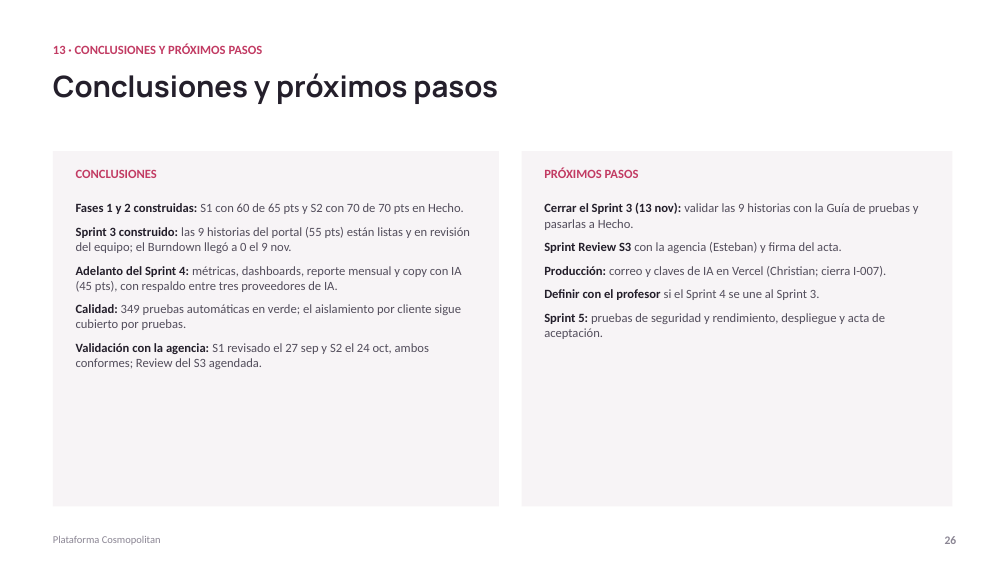
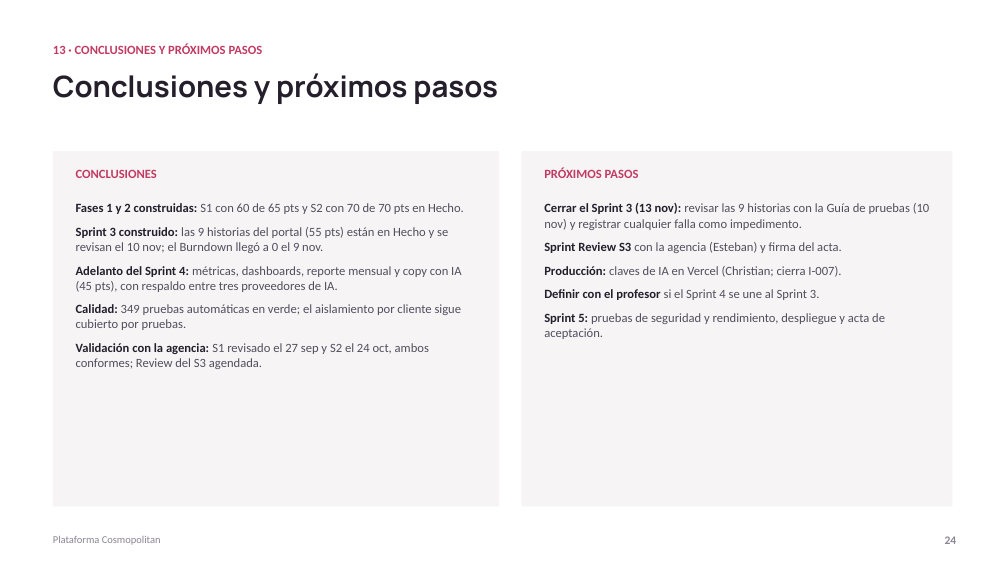
Before and after one commit to ChristianCuadra/capstone, a slide deck: slide 24 of Fase 2/Evidencias Proyecto/Presentación Proyecto.pptx (slide 26 before the commit). Drawn at 1008x567 pixels with LibreOffice and Linux fonts; fonts in the diff are those of the drawing. Boxes give left, top, right and bottom in pixels: in the first picture for what was removed or moved away, otherwise in the second. Text is boxed around its words. In the diff, an @@ line names an element or a change of style, - is before the commit and + after.

Commit message:
Sprint 2 y 3: tarjetas y historias en Hecho (Kanban S2/S3, Sprint Backlog S3, Incremento S3); presentación con una sola diapositiva de modelo de datos; zip del código actualizado

```diff
--- a/Fase 2/Evidencias Proyecto/Presentación Proyecto.pptx
+++ b/Fase 2/Evidencias Proyecto/Presentación Proyecto.pptx
@@ text at box(544, 203, 930, 230): text changed @@
-Cerrar el Sprint 3 (13 nov): validar las 9 historias con la Guía de pruebas y pasarlas a Hecho.
+Cerrar el Sprint 3 (13 nov): revisar las 9 historias con la Guía de pruebas (10 nov) y registrar cualquier falla como impedimento.
@@ text at box(76, 227, 448, 253): text changed @@
-Sprint 3 construido: las 9 historias del portal (55 pts) están listas y en revisión del equipo; el Burndown llegó a 0 el 9 nov.
+Sprint 3 construido: las 9 historias del portal (55 pts) están en Hecho y se revisan el 10 nov; el Burndown llegó a 0 el 9 nov.
@@ text at box(544, 266, 841, 277): text changed @@
-Producción: correo y claves de IA en Vercel (Christian; cierra I-007).
+Producción: claves de IA en Vercel (Christian; cierra I-007).
```
Also in this commit, not shown: 14 other slides changed, 2 slides removed, 5 other files.
